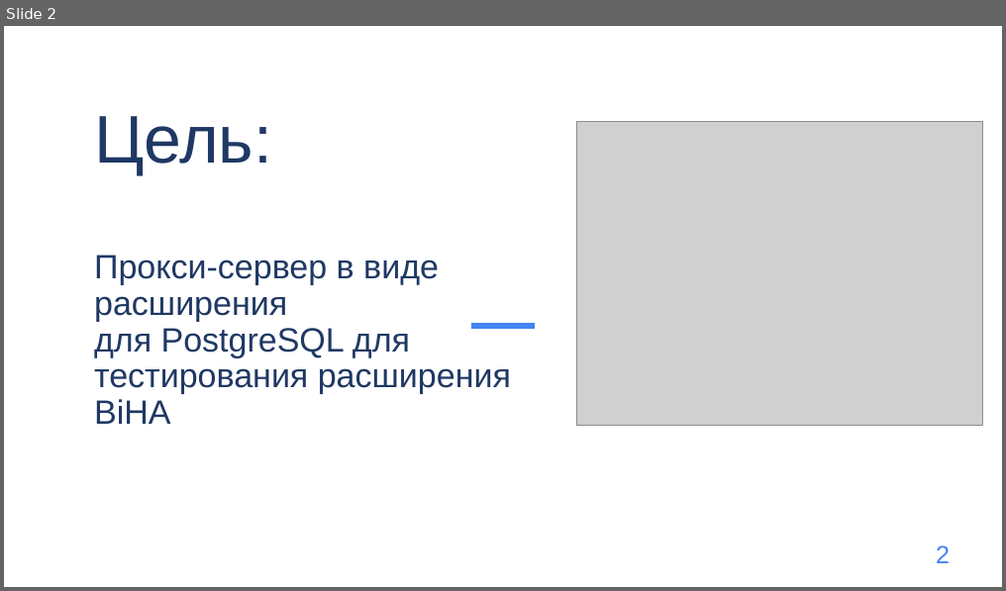
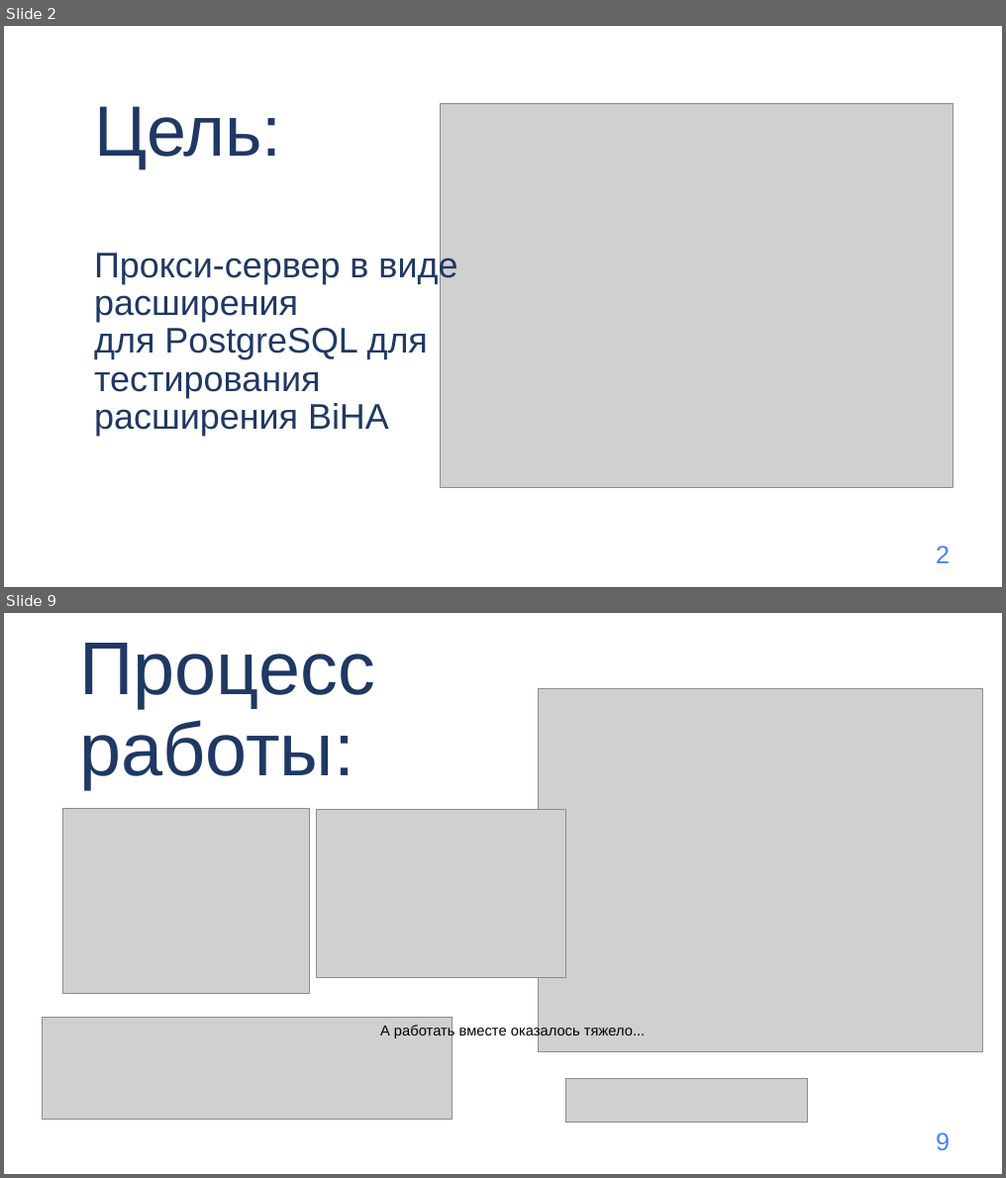
Before and after one commit to DLaaren/PGLab-postgresql-proxy-extension, a slide deck: proxy.pptx. Shown one above the other, each under a label of ours: slide 2 before the commit, slides 2 and 9 after it; the slides between them are not shown. The pictures are 1006x591 and 1006x1178 pixels, drawn with LibreOffice and Linux fonts; fonts in the diff are those of the drawing; grey boxes stand for pictures. Boxes give left, top, right and bottom in pixels: in the first picture for what was removed or moved away, otherwise in the second. Text is boxed around its words. In the diff, an @@ line names an element or a change of style, - is before the commit and + after.

```diff
--- a/proxy.pptx
+++ b/proxy.pptx
@@ slide 9 added at box(4, 613, 1002, 1174), background #FFFFFF @@
@@ title added at box(79, 643, 374, 789), 72 pt, text #1F3864 @@
+Процесс работы:
@@ picture added at box(539, 688, 983, 1053) @@
@@ picture added at box(62, 808, 310, 994) @@
@@ picture added at box(316, 809, 566, 978) @@
@@ picture added at box(42, 1018, 451, 1120) @@
@@ text added at box(380, 1024, 645, 1039), 14 pt, text #000000 @@
+А работать вместе оказалось тяжело...
@@ picture added at box(566, 1078, 808, 1122) @@
@@ text added at box(936, 1133, 949, 1152), 24 pt, text #4285F4 @@
+9
@@ slide 2 changed as well @@
@@ title "Цель: Прокси-сервер в виде расширения ..." at box(94, 106, 457, 436): size 64.8 to 68.4 pt in "Цель:"; size 32.4 to 34.2 pt; line spacing 0.9 to 0.89 @@
@@ picture: place and size @@
-picture at box(576, 122, 983, 425)
+picture at box(441, 103, 953, 488)
@@ freeform shape added at box(436, 289, 491, 319), outline #FFFFFF 17.01 pt @@
@@ line removed from (471, 326) to (536, 326) @@
```
Also in this commit, not shown: 1 other slide changed, 14 other slides added, 8 slides removed.
